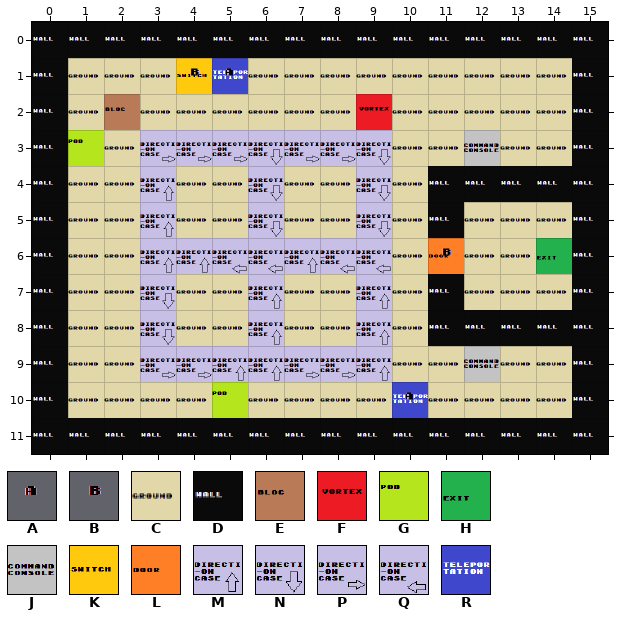
Tiled map (JSON), stored at Assets/Levels/level6.json. Above is the file before it was changed.
Cells are 64x64 px. Shown: x 0..15, y 0..11.
Key: from "links": A 0, B 1; from "typeOfCase": C 0, D 1, E 2, F 3, G 4, H 6, J 7, K 8, L 9, M 10, N 11, P 12, Q 13, R 16.
_ is an empty cell, # one hidden under a higher layer.
Layers that did not change in this view are not listed.
Layer "Tiles" before, first column x 0:
 0 DDDDDDDDDDDDDDDD
 1 DCCC##CCCCCCCCCD
 2 DC#CCCCCC#CCCCCD
 3 D#C#######CC#CCD
 4 DCC#CC#CC#CDDDDD
 5 DCC#CC#CC#CDCCCD
 6 DCC#######C#CC#D
 7 DCC#CC#CC#CDCCCD
 8 DCC#CC#CC#CDDDDD
 9 DCC#######CC#CCD
10 DCCCC#CCCC#CCCCD
11 DDDDDDDDDDDDDDDD
Layer "Objects" before, first column x 0:
 0 ________________
 1 ____KR__________
 2 _________F______
 3 _G_PPPNPPN__J___
 4 ___M__N__N______
 5 ___M__N__N______
 6 ___MMQQMQQ_L__H_
 7 ___N__M__M______
 8 ___N__M__M______
 9 ___PPMMPPM__J___
10 _____G____R_____
11 ________________
After the commit:
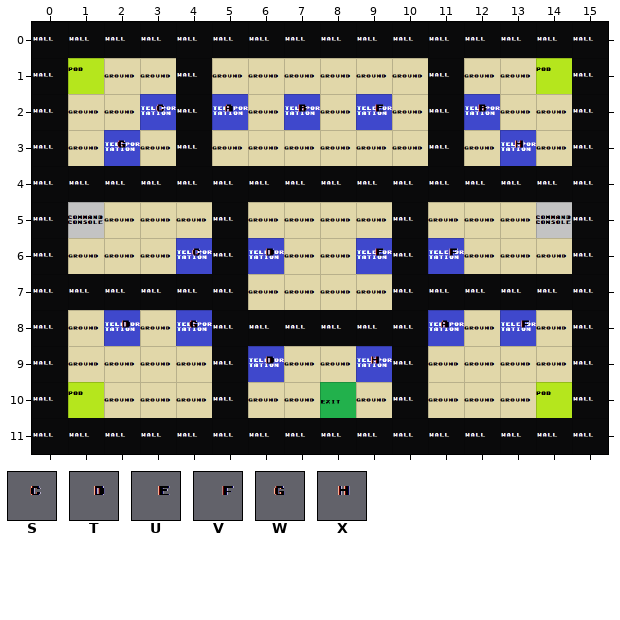
Further tiles: from "links": S 2, T 3, U 4, V 5, W 6, X 7.
See-through tiles are keyed as they look on the map.
Edits made:
Layer "Tiles":
Tile D gives way to one hidden under a higher layer in row 8 at x 11 and 13.
Tile C replaces tile D in row 5 at x 11; in row 8 at x 12 and 14.
Tile D is added in row 1 at x 4; in row 3 at x 4; in row 4 at x 3, 6 and 9; in row 6 at x 5; in row 7 at x 3; in row 8 at x 6 and 9.
Tile D is added in row 9 at x 5; in row 10 at x 5 and 10.
Tile D replaces tile C in row 1 at x 11; in row 2 at x 4 and 11; in row 3 at x 11; in row 4 at x 1 to 2, 4 to 5, 7 to 8 and 10; in row 5 at x 5 and 10; in row 6 at x 10.
Tile D replaces tile C in row 7 at x 1 to 2, 4 to 5, 10 and 12 to 14; in row 8 at x 5, 7 to 8 and 10; in row 9 at x 10.
Layer "Objects":
Tile G is added in row 1 at x 1 and 14; in row 10 at x 1 and 14.
Tile H is added in row 10 at x 8.
Tile J is added in row 5 at x 1 and 14.
Tile R replaces tile F in row 2 at x 9.
Tile R replaces tile L in row 6 at x 11.
Tile R replaces tile M in row 6 at x 4; in row 9 at x 6 and 9.
Tile R replaces tile Q in row 6 at x 6 and 9.
Tile R is added in row 2 at x 3, 5, 7 and 12; in row 3 at x 2 and 13; in row 8 at x 2, 4, 11 and 13.
Tile G is gone in row 3 at x 1; in row 10 at x 5.
Tile H is gone in row 6 at x 14.
Tile J is gone in row 3 at x 12; in row 9 at x 12.
Tile K is gone in row 1 at x 4.
Tile M is gone in rows 4 to 5 at x 3; in row 6 at x 3 and 7; in rows 7 to 8 at x 6 and 9; in row 9 at x 5.
Tile N is gone in rows 3 to 5 at x 6 and 9; in rows 7 to 8 at x 3.
Tile P is gone in row 3 at x 3 to 5 and 7 to 8; in row 9 at x 3 to 4 and 7 to 8.
Tile Q is gone in row 6 at x 5 and 8.
Tile R is gone in row 1 at x 5; in row 10 at x 10.
Layer "Links":
Tile A is added in row 2 at x 5; in row 8 at x 11.
Tile B is added in row 2 at x 7 and 12.
Tile S is added in row 2 at x 3; in row 6 at x 4.
Tile T is added in row 6 at x 6; in row 8 at x 2; in row 9 at x 6.
Tile U is added in row 2 at x 9; in row 6 at x 9.
Tile V replaces tile B in row 6 at x 11.
Tile V is added in row 8 at x 13.
Tile W is added in row 3 at x 2; in row 8 at x 4.
Tile X is added in row 3 at x 13; in row 9 at x 9.
Tile A is gone in row 1 at x 5; in row 10 at x 10.
Tile B is gone in row 1 at x 4.
Layer "blocs":
Tile E is gone in row 2 at x 2.
Boxes around the changes in both pictures, in picture pixels (x1, y1, x2, y2):
changed: (68, 58, 572, 418)
